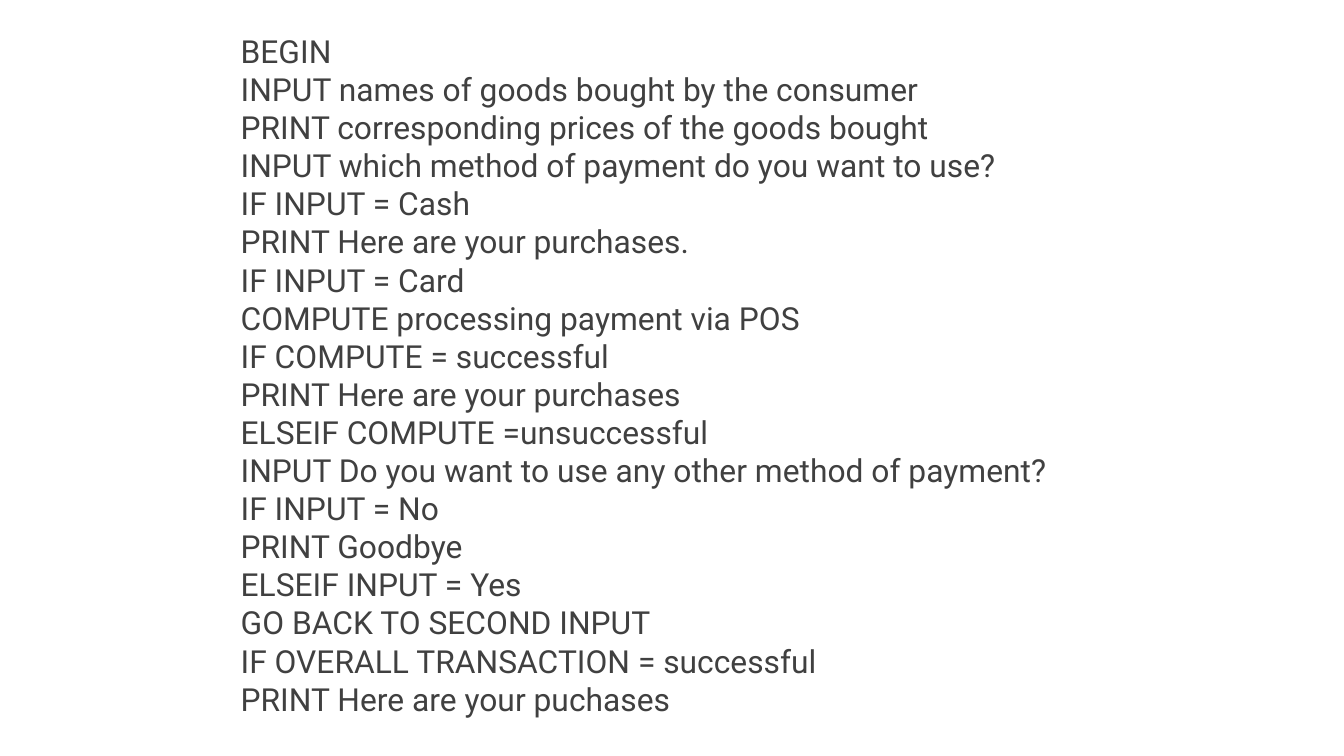
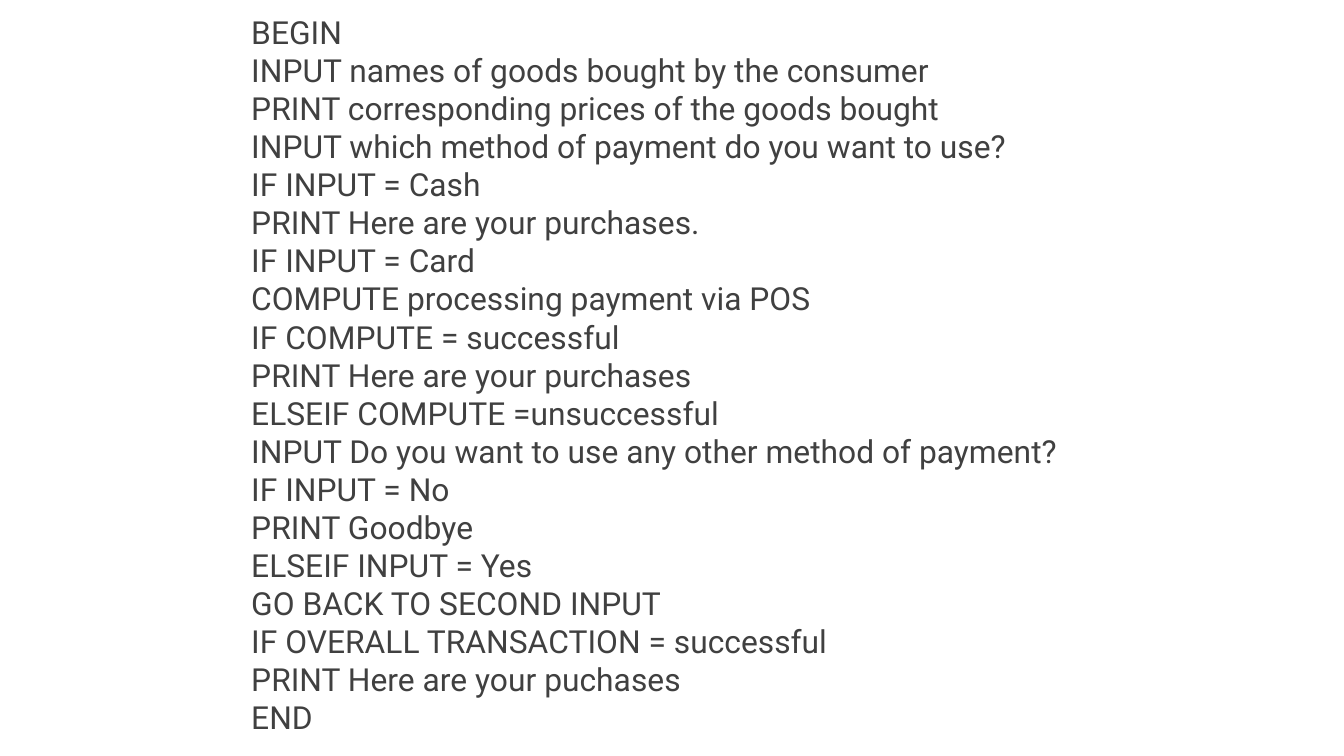
Before and after one commit to Otunara/maryamCSC102, a slide deck: slide 3 of Maryam-ShefiuAA1.pptx. Drawn at 1344x756 pixels with LibreOffice and Linux fonts; fonts in the diff are those of the drawing; background and template pictures are left out. Boxes give left, top, right and bottom in pixels: in the first picture for what was removed or moved away, otherwise in the second. Text is boxed around its words. In the diff, an @@ line names an element or a change of style, - is before the commit and + after.

```diff
--- a/Maryam-ShefiuAA1.pptx
+++ b/Maryam-ShefiuAA1.pptx
@@ text "BEGIN": place and size @@
-text "BEGIN" at box(241, 40, 1046, 718)
+text "BEGIN" at box(251, 21, 1057, 729)
@@ text at box(251, 706, 313, 729): paragraph added @@
+END
```
Also in this commit, not shown: 1 other slide changed, 1 slide added, 1 slide removed.
